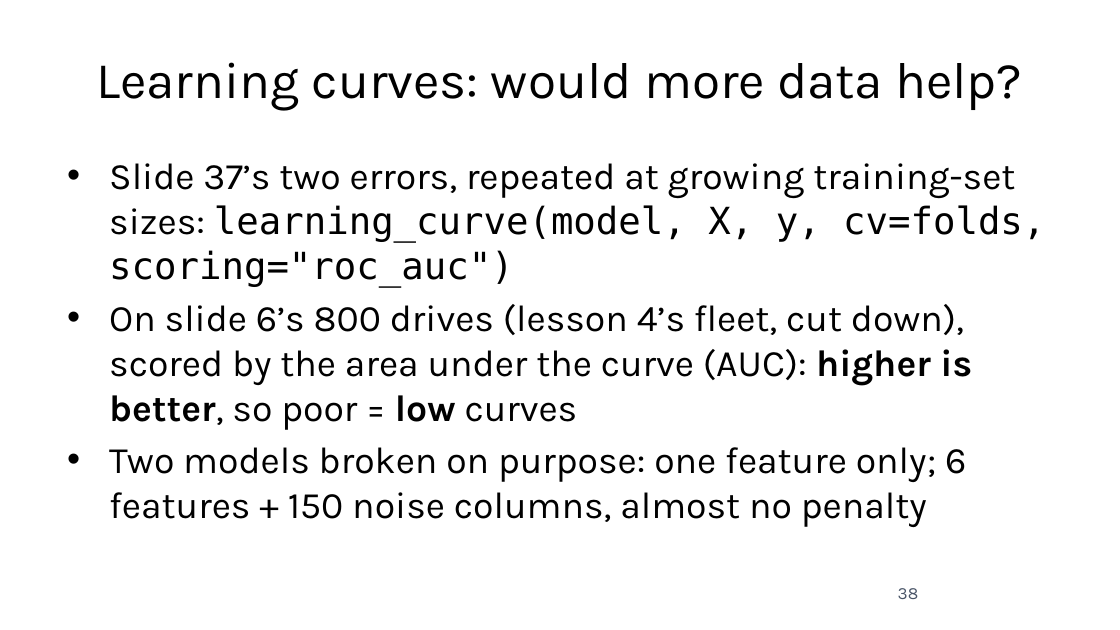
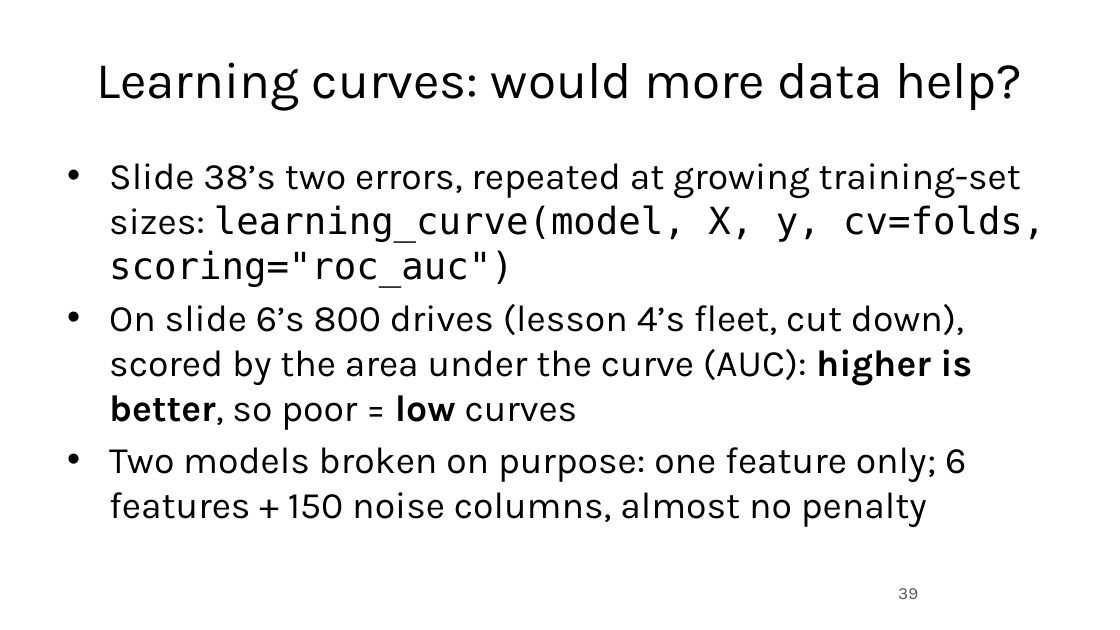
Before and after one commit to fabioantonini/technologies-for-artificial-intelligence, a slide deck: slide 39 of Lessons/05_experimental_methodology/Slides/experimental_methodology_slides.pptx (slide 38 before the commit). Drawn at 1120x630 pixels with LibreOffice and Linux fonts; fonts in the diff are those of the drawing; background and template pictures are left out. Boxes give left, top, right and bottom in pixels: in the first picture for what was removed or moved away, otherwise in the second. Text is boxed around its words. In the diff, an @@ line names an element or a change of style, - is before the commit and + after.

```diff
--- a/Lessons/05_experimental_methodology/Slides/experimental_methodology_slides.pptx
+++ b/Lessons/05_experimental_methodology/Slides/experimental_methodology_slides.pptx
@@ text at box(109, 163, 1045, 287): text changed @@
-• Slide 37’s two errors, repeated at growing training-set sizes: learning_curve(model, X, y, cv=folds, scoring="roc_auc")
+• Slide 38’s two errors, repeated at growing training-set sizes: learning_curve(model, X, y, cv=folds, scoring="roc_auc")
@@ page number at box(898, 588, 918, 599): text changed @@
-38
+39
```
Also in this commit, not shown: 4 other slides changed, 3 slides added, 15 other files.
